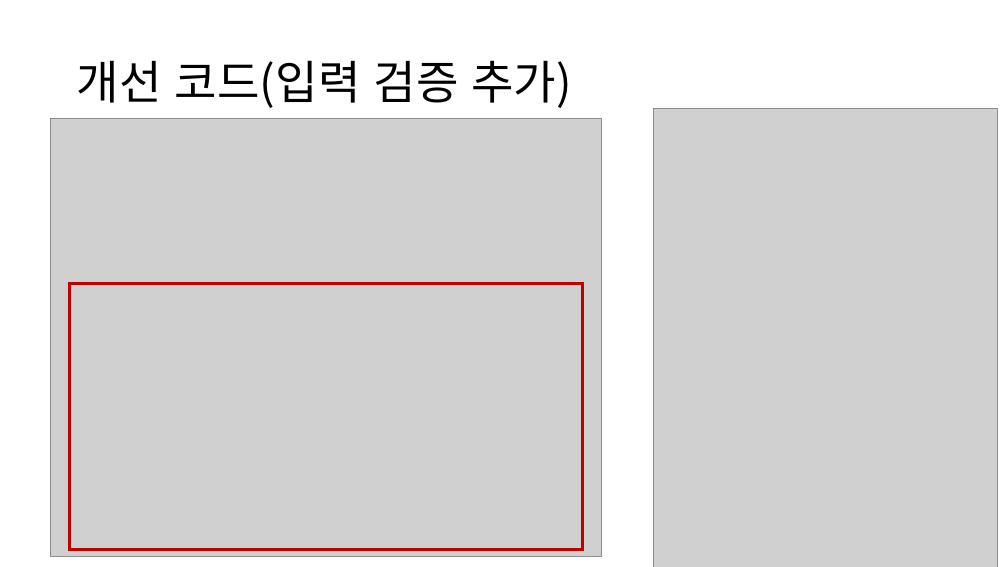
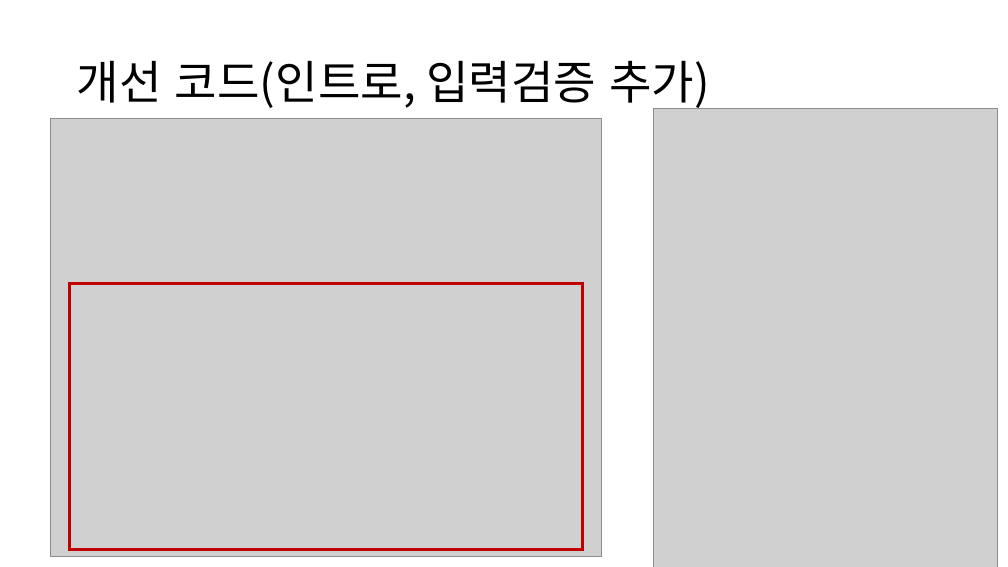
Before and after one commit to Mr-Forger/GP, a slide deck: slide 6 of 231004/11_4_1 리뷰 및 개선.pptx. Drawn at 1008x567 pixels with LibreOffice and Linux fonts; fonts in the diff are those of the drawing; grey boxes stand for pictures. Boxes give left, top, right and bottom in pixels: in the first picture for what was removed or moved away, otherwise in the second. Text is boxed around its words. In the diff, an @@ line names an element or a change of style, - is before the commit and + after.

```diff
--- a/231004/11_4_1 리뷰 및 개선.pptx
+++ b/231004/11_4_1 리뷰 및 개선.pptx
@@ title at <box>77,60,710,111</box>: text changed @@
-개선 코드(입력 검증 추가)
+개선 코드(인트로, 입력검증 추가)
```
Also in this commit, not shown: 1 other slide changed, 3 other files.
